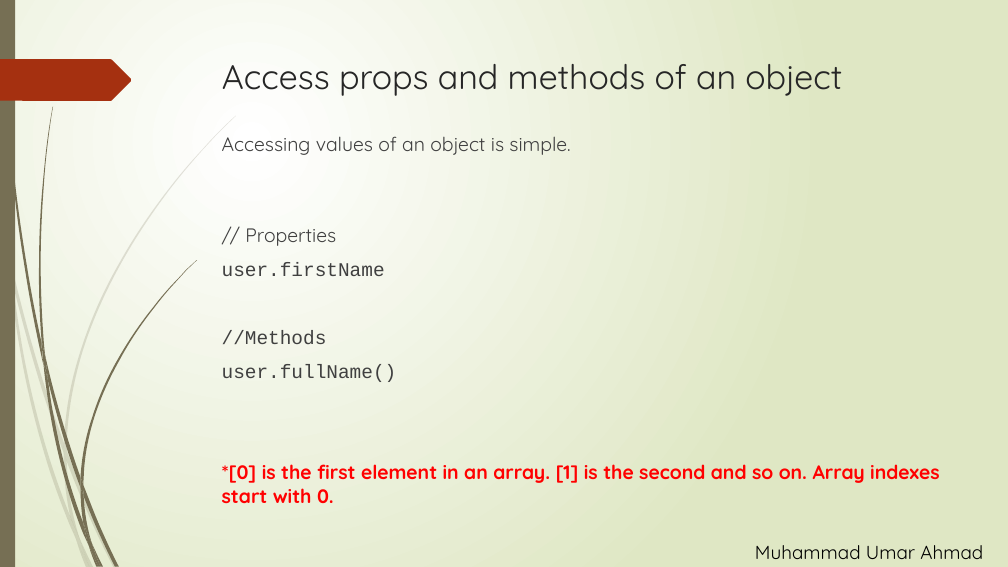
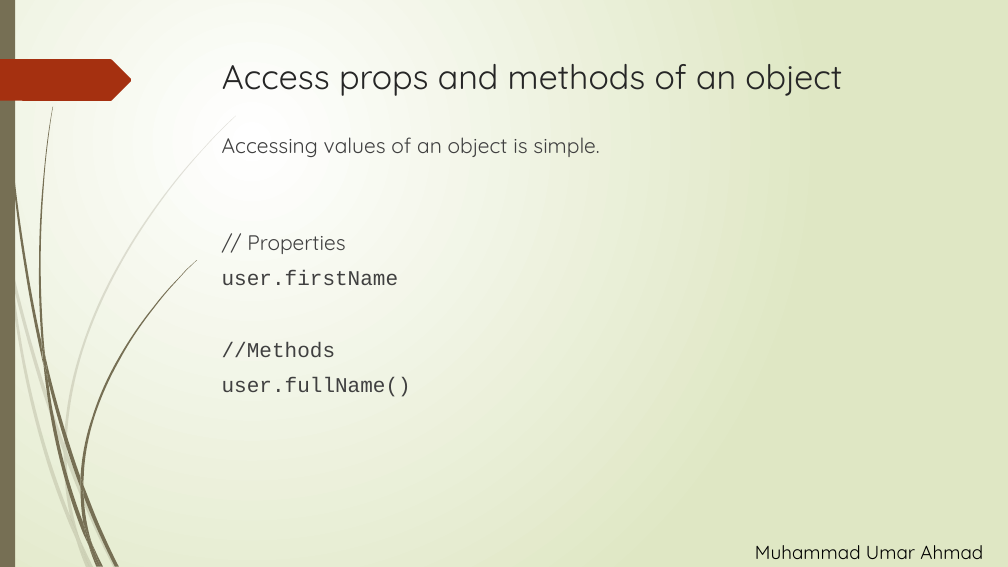
Before and after one commit to TechnaPK/cmad-practice-code, a slide deck: slide 6 of javascript/ch#69-71/Presentation.pptx. Drawn at 1008x567 pixels with LibreOffice and Linux fonts; fonts in the diff are those of the drawing. Boxes give left, top, right and bottom in pixels: in the first picture for what was removed or moved away, otherwise in the second. Text is boxed around its words. In the diff, an @@ line names an element or a change of style, - is before the commit and + after.

Commit message:
Presentation updated

```diff
--- a/javascript/ch#69-71/Presentation.pptx
+++ b/javascript/ch#69-71/Presentation.pptx
@@ text "Accessing values of an object ..." at box(222, 137, 599, 397): size 18.5 to 20 pt @@
@@ text at box(222, 464, 940, 503): paragraph removed @@
-*[0] is the first element in an array. [1] is the second and so on. Array indexes start with 0.
```
